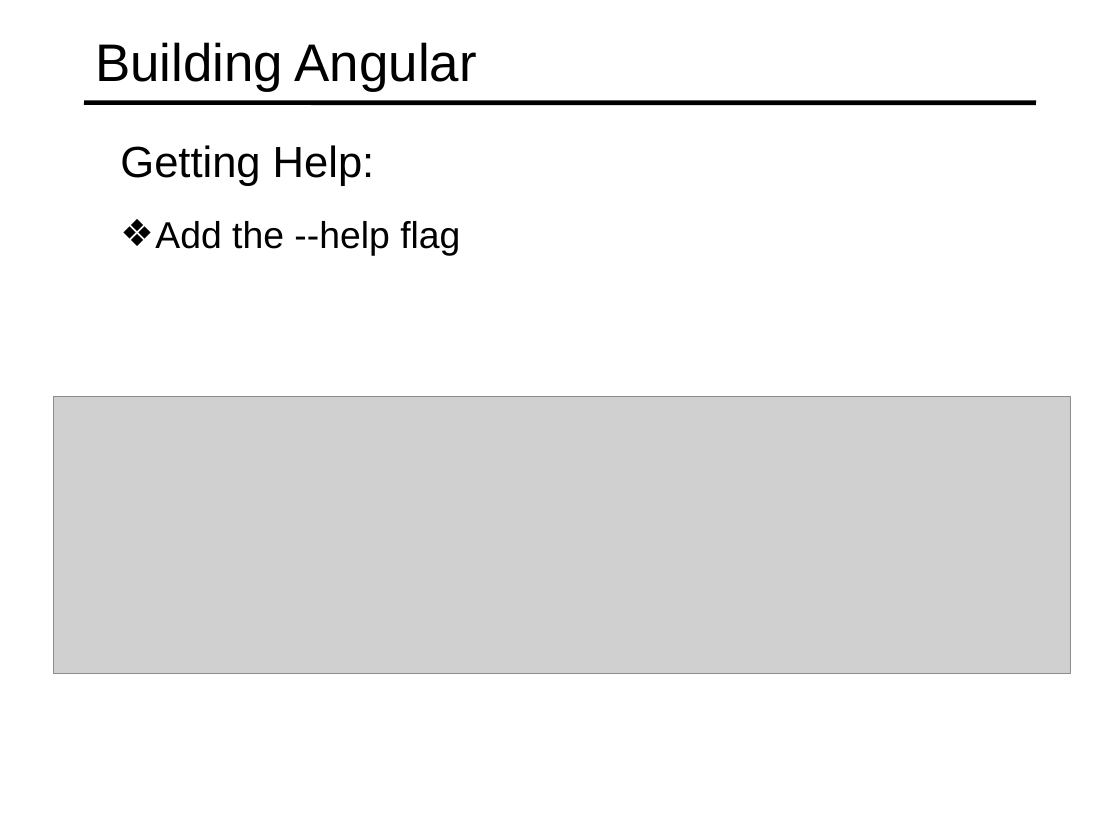
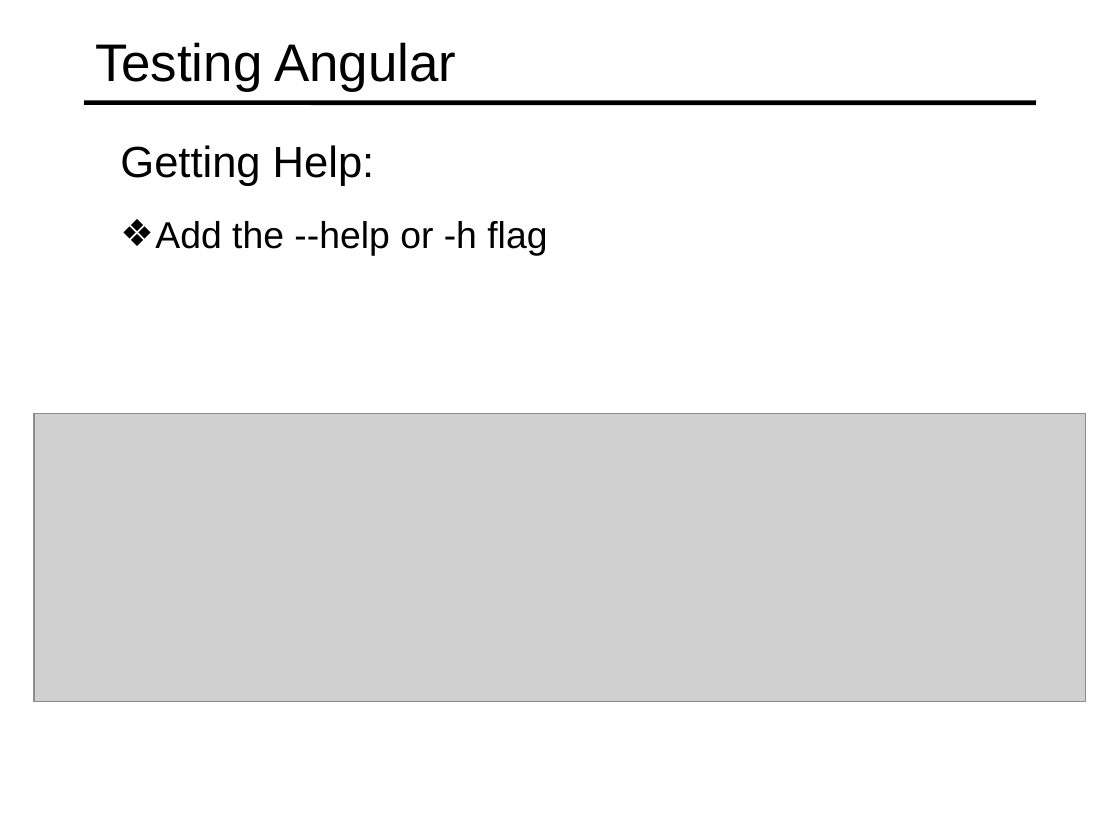
Before and after one commit to specter01wj/Jago_Link_Training, a slide deck: slide 4 of Angular/Angular7/Angular CLI/7.Running Unit and End to End Tests/L7_Running Unit and End to End Tests.ppt. Drawn at 1120x840 pixels with LibreOffice and Linux fonts; fonts in the diff are those of the drawing; grey boxes stand for pictures. Boxes give left, top, right and bottom in pixels: in the first picture for what was removed or moved away, otherwise in the second. Text is boxed around its words. In the diff, an @@ line names an element or a change of style, - is before the commit and + after.

Commit message:
09/05/2019 v1

```diff
--- a/Angular/Angular7/Angular CLI/7.Running Unit and End to End Tests/L7_Running Unit and End to End Tests.ppt
+++ b/Angular/Angular7/Angular CLI/7.Running Unit and End to End Tests/L7_Running Unit and End to End Tests.ppt
@@ title at (95, 42, 456, 92): text changed @@
-Building Angular
+Testing Angular
@@ text at (155, 221, 547, 256): text changed @@
-  ❖ Add the --help flag
+  ❖ Add the --help or -h flag
@@ picture: place and size @@
-picture at (54, 396, 1071, 673)
+picture at (34, 414, 1085, 702)
```
Also in this commit, not shown: 1 other slide changed, 3 slides added, 5 slides removed.
